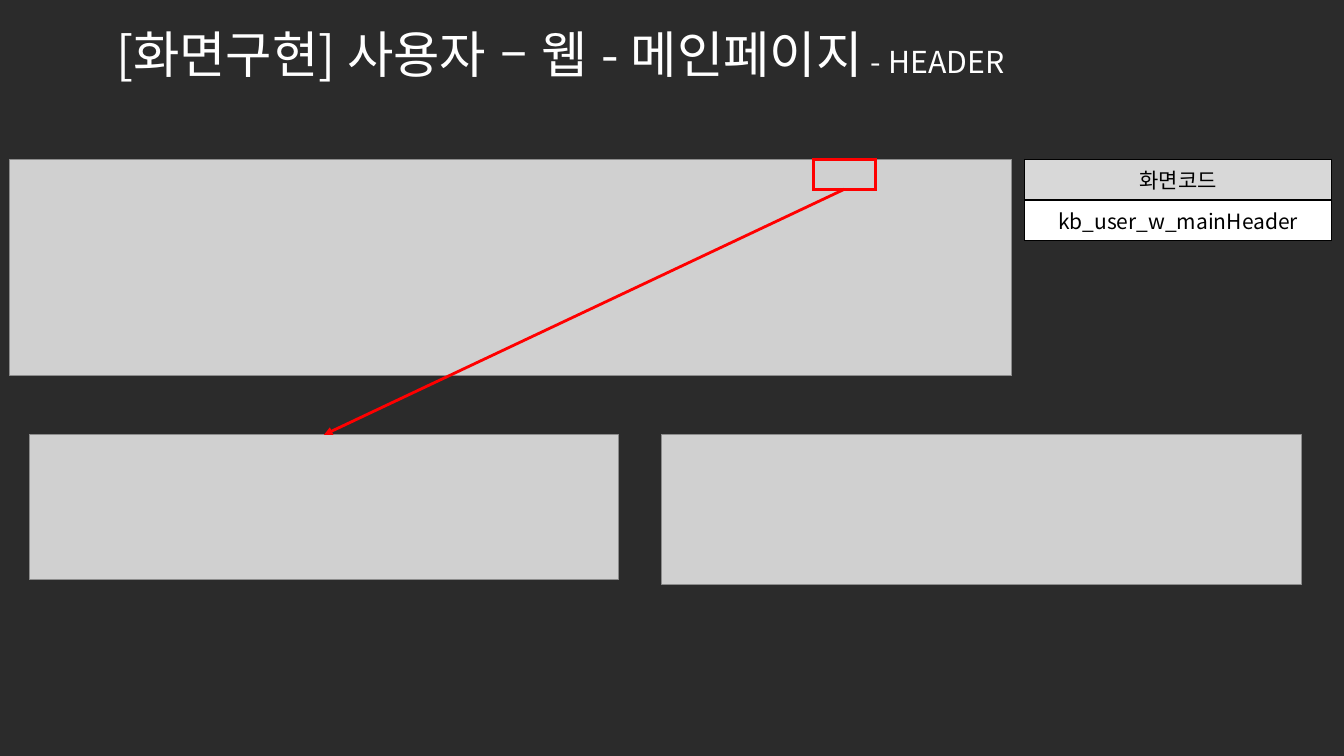
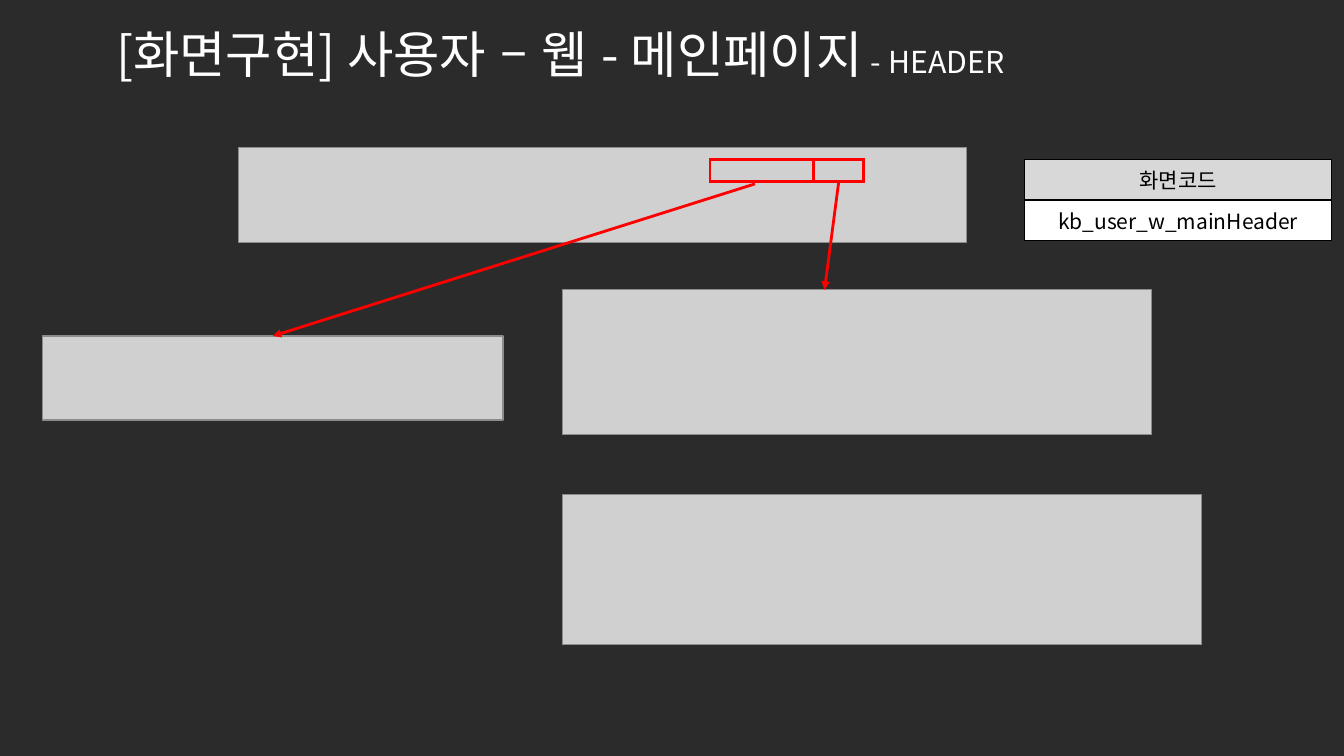
Before and after one commit to ezenteam2/e-Zone, a slide deck: slide 3 of 0 발표용 파워포인트/project05 - 파워포인트 종합 - 기범.pptx. Drawn at 1344x756 pixels with LibreOffice and Linux fonts; fonts in the diff are those of the drawing; grey boxes stand for pictures; background and template pictures are left out; a plain dark background stands for a picture behind light text. Boxes give left, top, right and bottom in pixels: in the first picture for what was removed or moved away, otherwise in the second. Text is boxed around its words. In the diff, an @@ line names an element or a change of style, - is before the commit and + after.

```diff
--- a/0 발표용 파워포인트/project05 - 파워포인트 종합 - 기범.pptx
+++ b/0 발표용 파워포인트/project05 - 파워포인트 종합 - 기범.pptx
@@ picture added at <box>239,147,967,242</box> @@
@@ picture removed at <box>10,159,1012,376</box> @@
@@ rectangle added at <box>710,159,814,181</box>, outline #FF0000 2 pt @@
@@ rectangle: place and size @@
-rectangle at <box>814,159,875,190</box>
+rectangle at <box>814,159,864,181</box>
@@ arrow moved from (845, 190) - (324, 435) to (755, 184) - (273, 336) @@
@@ arrow added from (839, 184) to (825, 290), #FF0000 2 pt @@
@@ picture: place and size @@
-picture at <box>29,435,619,580</box>
+picture at <box>563,290,1152,436</box>
@@ picture added at <box>42,336,503,419</box> @@
@@ picture: place and size @@
-picture at <box>662,435,1302,585</box>
+picture at <box>563,495,1202,645</box>
```
Also in this commit, not shown: 5 other slides changed, 7 slides added, 1 other file.
